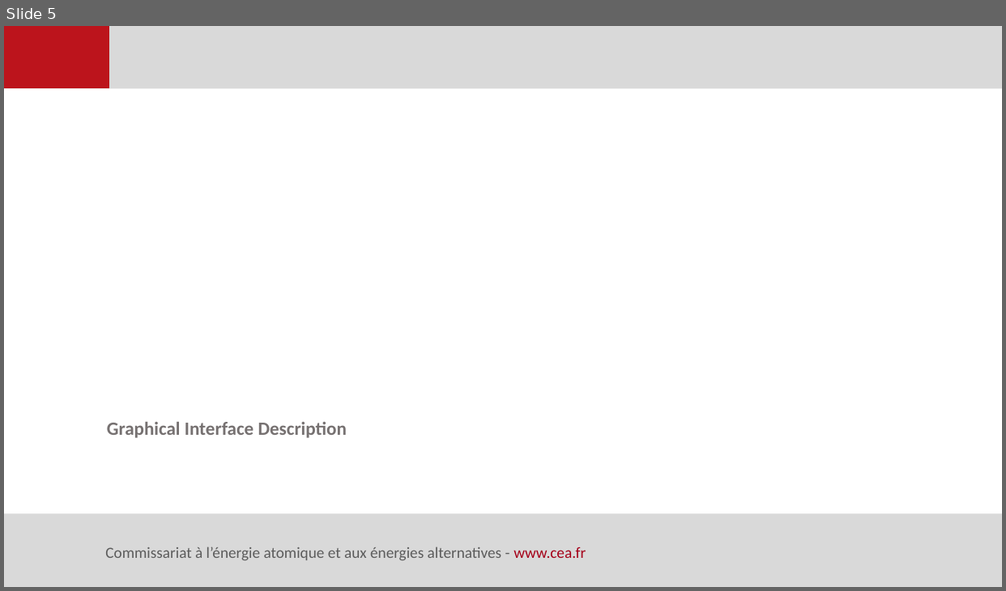
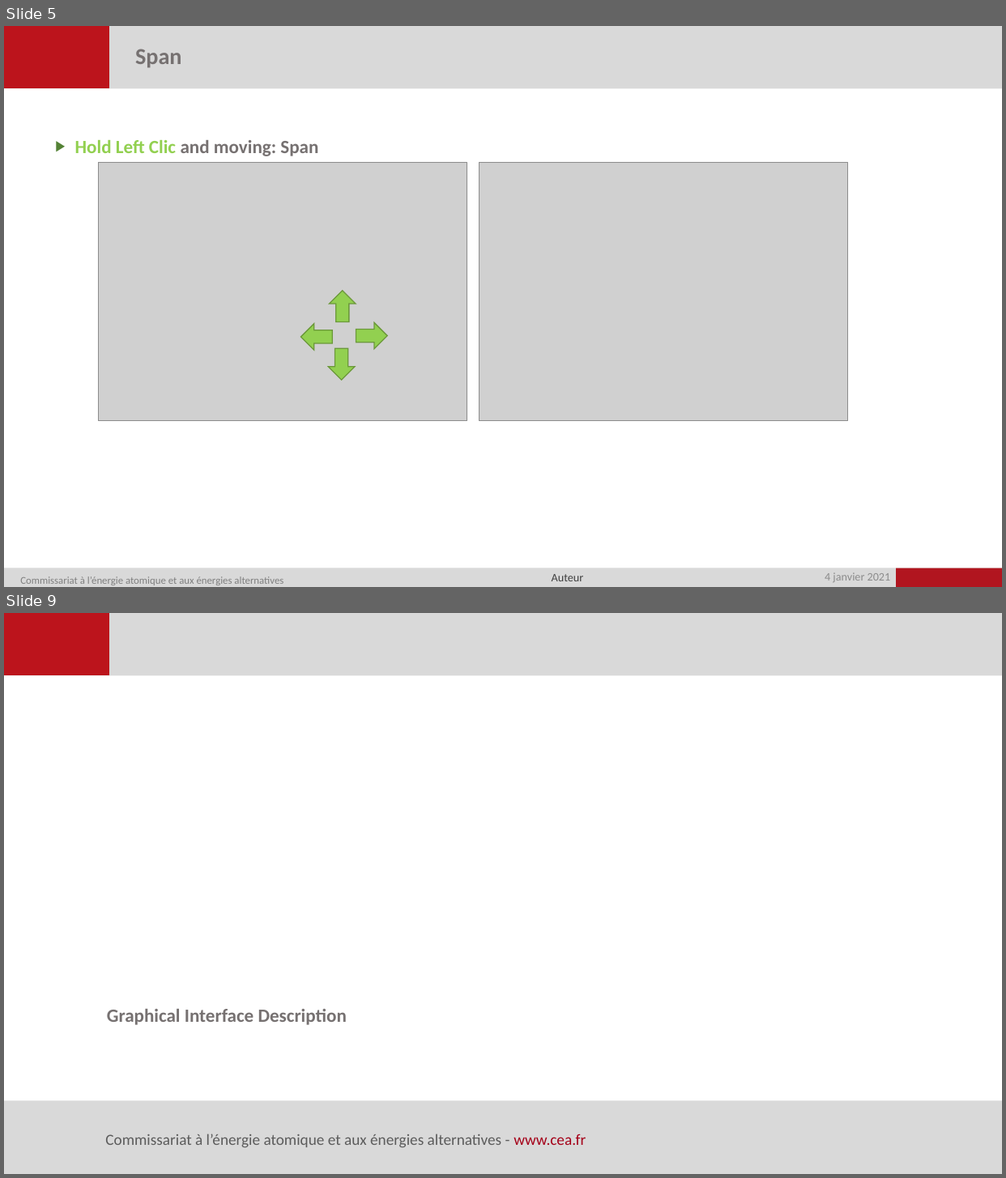
Before and after one commit to jhillairet/PPAT, a slide deck: doc/PPPAT_ControlRoom.pptx. Shown one above the other, each under a label of ours: slide 5 before the commit, slides 5 and 9 after it; the slides between them are not shown. The pictures are 1006x591 and 1006x1178 pixels, drawn with LibreOffice and Linux fonts; fonts in the diff are those of the drawing; grey boxes stand for pictures; background and template pictures are left out. Boxes give left, top, right and bottom in pixels: in the first picture for what was removed or moved away, otherwise in the second. Text is boxed around its words. In the diff, an @@ line names an element or a change of style, - is before the commit and + after.

Commit message:
Added span & zoom guideline

```diff
--- a/doc/PPPAT_ControlRoom.pptx
+++ b/doc/PPPAT_ControlRoom.pptx
@@ slide 5 added at box(4, 26, 1002, 587), background #FFFFFF; not listed: 4 template elements that a slide beside it also shows @@
@@ title added at box(135, 49, 181, 68), 22 pt, text #767171, bold @@
+Span
@@ text added at box(75, 140, 318, 156), 18 pt, text #767171, bold @@
+▶ Hold Left Clic and moving: Span
@@ picture added at box(98, 162, 467, 421) @@
@@ picture added at box(479, 162, 848, 421) @@
@@ right arrow added at box(330, 291, 356, 322), fill #92D050, outline #6C9A3B 1 pt @@
@@ right arrow added at box(301, 324, 333, 350), fill #92D050, outline #6C9A3B 1 pt @@
@@ right arrow added at box(356, 323, 387, 349), fill #92D050, outline #6C9A3B 1 pt @@
@@ right arrow added at box(329, 349, 355, 381), fill #92D050, outline #6C9A3B 1 pt @@
@@ text added at box(20, 577, 283, 586), 10 pt, text #808080 @@
+Commissariat à l’énergie atomique et aux énergies alternatives
@@ text added at box(552, 574, 584, 582), 11 pt, text #3F3F3F @@
+Auteur
@@ text added at box(825, 573, 891, 582), 11 pt, text #8C8C8C @@
+4 janvier 2021
@@ what was slide 5 is now slide 9 @@
```
Also in this commit, not shown: 14 slides changed, 3 other slides added.
